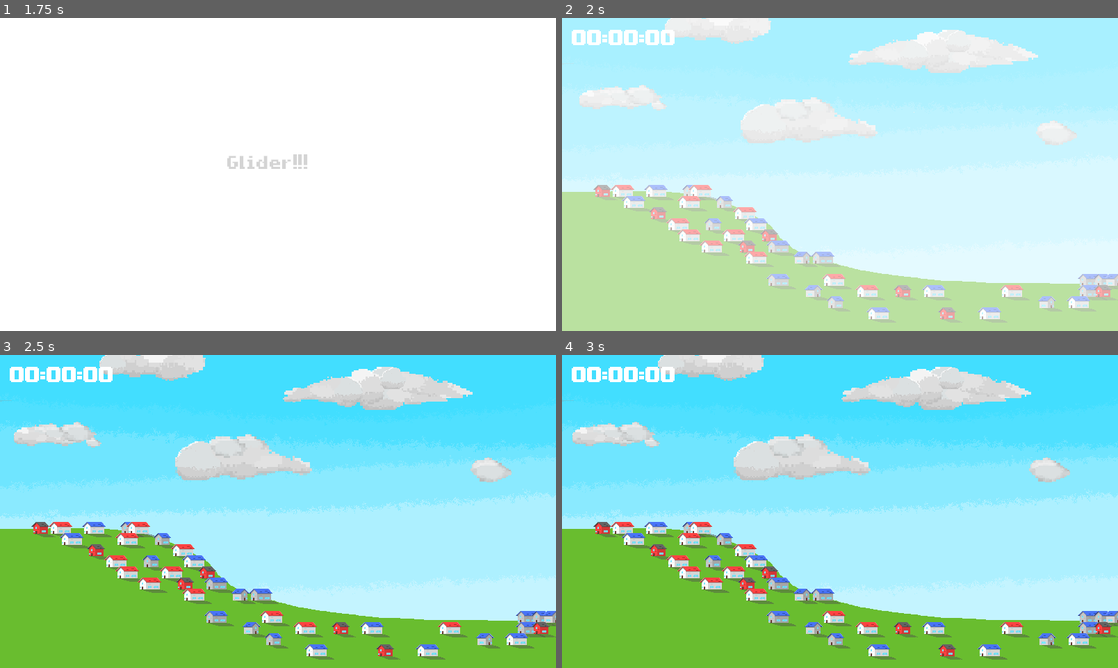
Above: before the commit, frames 1-4 (two rows, left to right).
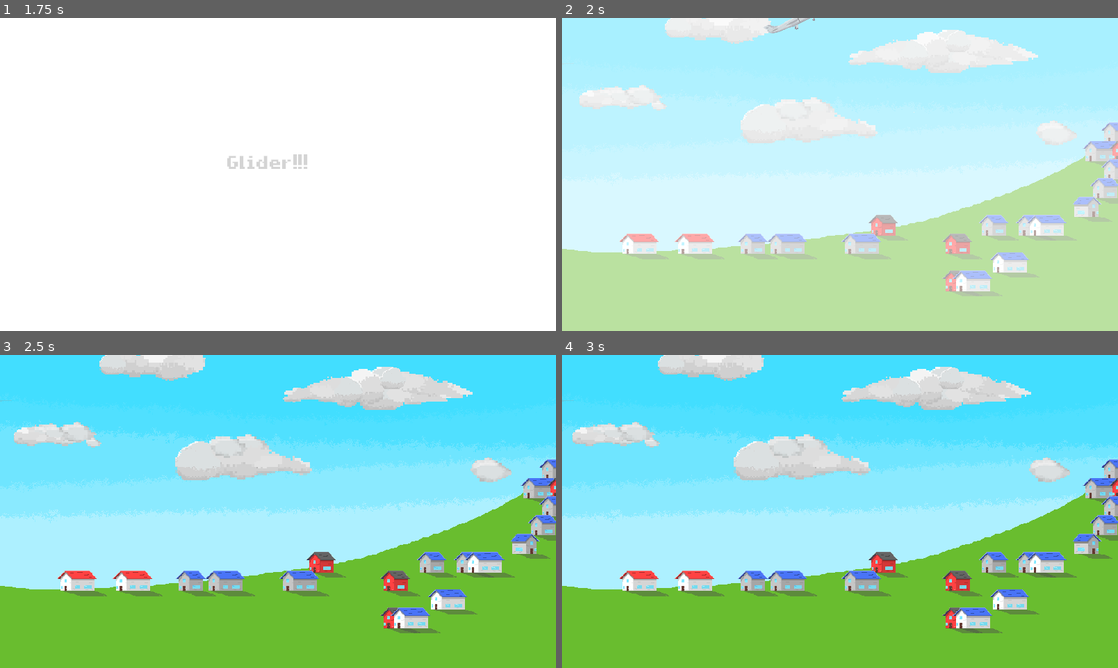
Above: after the commit, the same moments.

Repository: le-cds/untitledgamejam18
Game: Godot game, scene res://scenes/Root/Root.tscn
Same seed, same stepped clock (60 frames per second), same inputs: the game is played once before the commit and once after it.
Inputs (mouse positions are in pixels of both pictures, inside the frame that each line leads up to):
- Up to frame 1 (1.75 s): tap Enter (ui_accept) at 0.5, 0.77, 1.52 s; move the mouse to (400, 158) at 0.52 s; hold Up (game_gravity_up) 0.53-1.28 s; click (400, 158) at 0.67 s; move the mouse to (166, 190) at 1.27 s; hold Down (game_gravity_down) from 1.28 s (still down)
- Up to frame 2 (2 s): keep holding Down (game_gravity_down)
- Up to frame 3 (2.5 s): move the mouse to (333, 442) at 2.02 s; release Down (game_gravity_down) at 2.03 s; hold Up (game_gravity_up) from 2.03 s (still down)
- Up to frame 4 (3 s): keep holding Up (game_gravity_up); move the mouse to (812, 574) at 2.77 s; click (812, 574) at 2.92 s

Frame 1 is identical in both runs. In frame 2, 24% of the frame differs, in the area x 0-100%, y 0-97%; in frame 3, 25%, in the area x 0-100%, y 3-98%; in frame 4, 25%.

Commit message:
Fixes levels after merge

Diff:
--- a/glider/scenes/Levels/01/Level01.tscn
+++ b/glider/scenes/Levels/01/Level01.tscn
@@ -4,12 +4,6 @@
 [ext_resource path="res://scenes/Houses/house-tileset.tres" type="TileSet" id=2]
 [ext_resource path="res://scenes/Plane2D/Plane2D.tscn" type="PackedScene" id=3]
 [ext_resource path="res://scenes/GameUI/HUD.tscn" type="PackedScene" id=4]
-
-
-
-
-
-
 
 [sub_resource type="PhysicsMaterial" id=1]
 
--- a/glider/scenes/Levels/02/Level02.tscn
+++ b/glider/scenes/Levels/02/Level02.tscn
@@ -1,7 +1,7 @@
 [gd_scene load_steps=6 format=2]
 
-[ext_resource path="res://scenes/World/level02.png" type="Texture" id=1]
-[ext_resource path="res://scenes/World/house-tileset.tres" type="TileSet" id=2]
+[ext_resource path="res://scenes/Levels/02/level02.png" type="Texture" id=1]
+[ext_resource path="res://scenes/Houses/house-tileset.tres" type="TileSet" id=2]
 [ext_resource path="res://scenes/Plane2D/Plane2D.tscn" type="PackedScene" id=3]
 
 [sub_resource type="PhysicsMaterial" id=1]
--- a/glider/scenes/World2D.tscn
+++ b/glider/scenes/World2D.tscn
@@ -1,6 +1,6 @@
 [gd_scene load_steps=6 format=2]
 
-[ext_resource path="res://scenes/Levels/01/Level01.tscn" type="PackedScene" id=1]
+[ext_resource path="res://scenes/Levels/02/Level02.tscn" type="PackedScene" id=1]
 [ext_resource path="res://scenes/World/skybox.png" type="Texture" id=2]
 [ext_resource path="res://scenes/World/clouds.png" type="Texture" id=3]
 [ext_resource path="res://scripts/ScrollingTexture.gd" type="Script" id=5]
